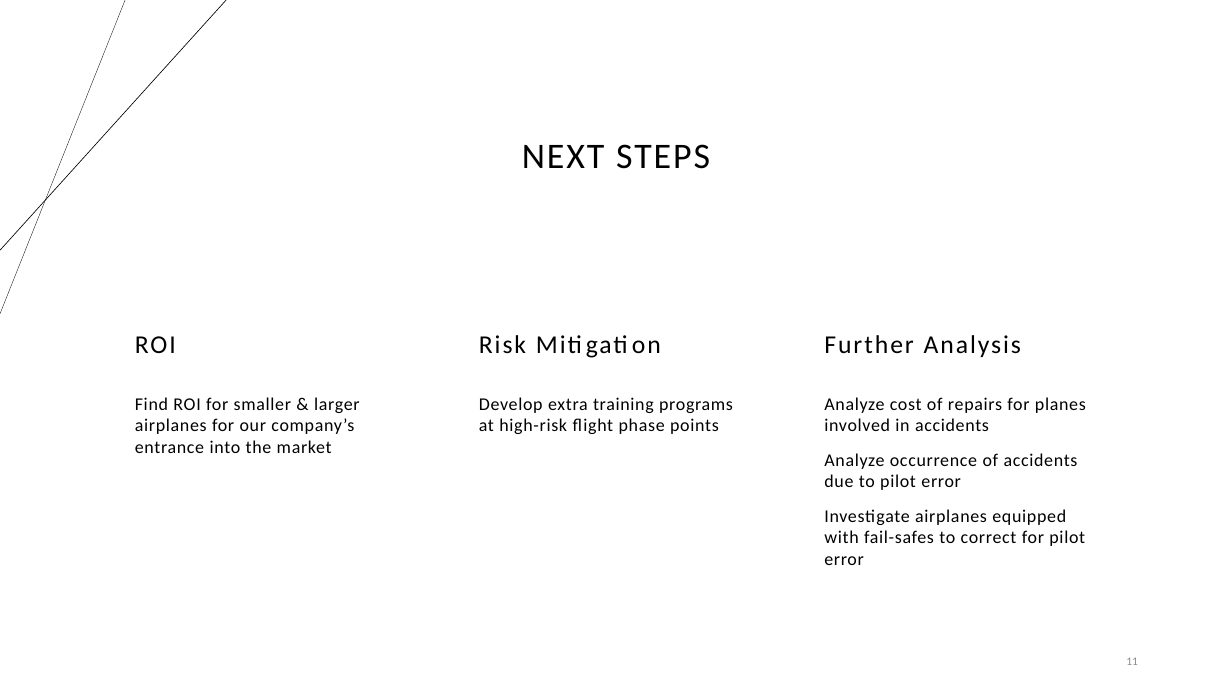
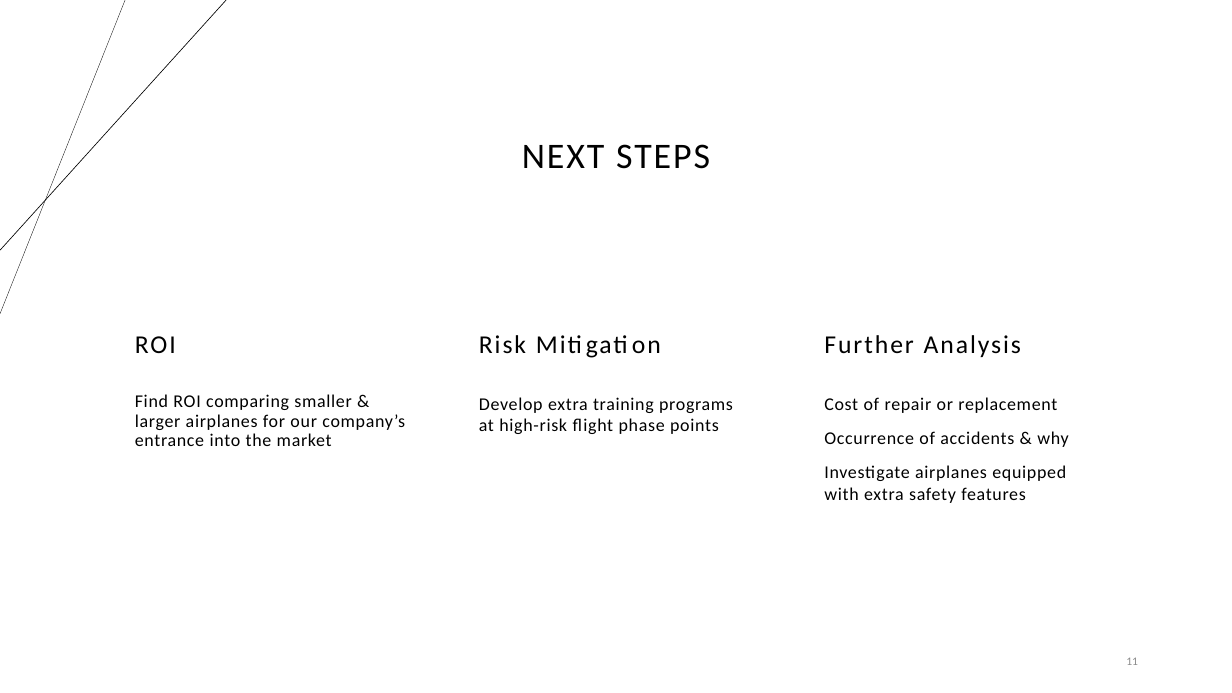
Before and after one commit to K-Pegg/Charting-New-Heights, a slide deck: slide 11 of Charting_New_Heights.pptx. Drawn at 1232x693 pixels with LibreOffice and Linux fonts; fonts in the diff are those of the drawing. Boxes give left, top, right and bottom in pixels: in the first picture for what was removed or moved away, otherwise in the second. Text is boxed around its words. In the diff, an @@ line names an element or a change of style, - is before the commit and + after.

```diff
--- a/Charting_New_Heights.pptx
+++ b/Charting_New_Heights.pptx
@@ text at [135,394,405,446]: text changed @@
-Find ROI for smaller & larger airplanes for our company’s entrance into the market
+Find ROI comparing smaller & larger airplanes for our company’s entrance into the market
@@ text at [824,397,1068,503]: text changed @@
-Analyze cost of repairs for planes involved in accidents
-Analyze occurrence of accidents due to pilot error
-Investigate airplanes equipped with fail-safes to correct for pilot error
+Cost of repair or replacement
+Occurrence of accidents & why
+Investigate airplanes equipped with extra safety features
```
Also in this commit, not shown: 6 other slides changed, 3 other files.
